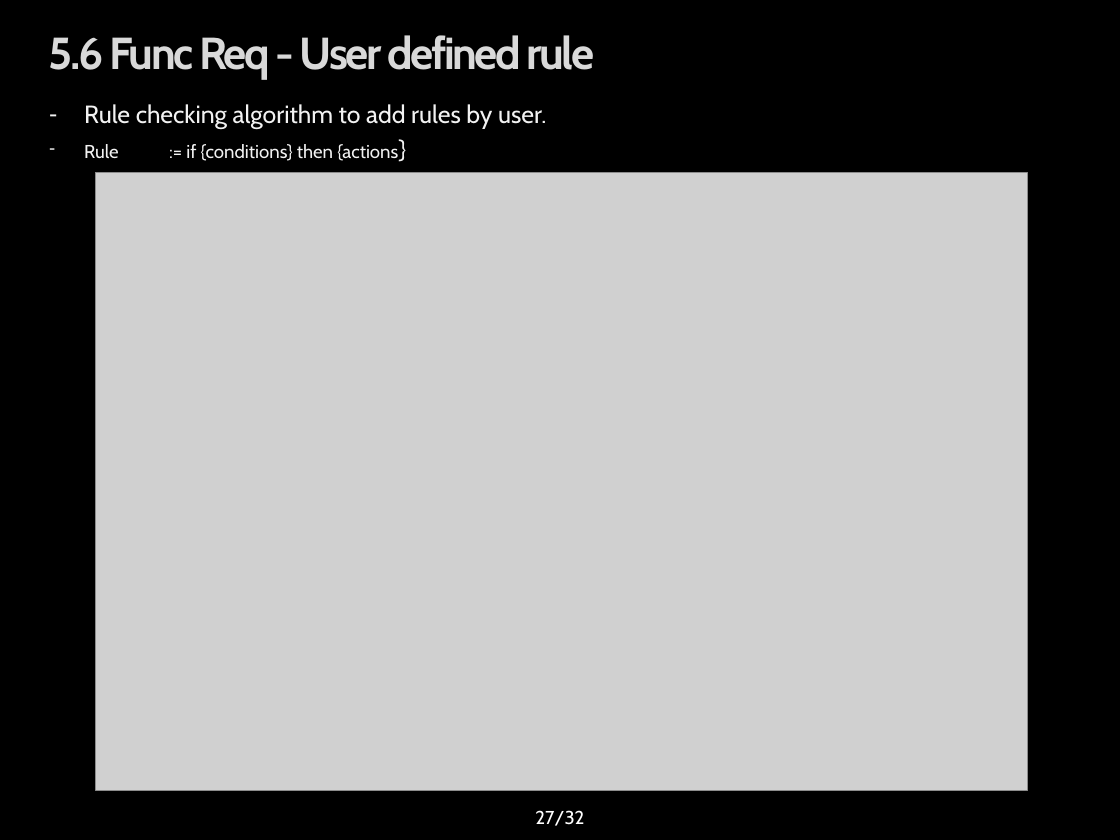
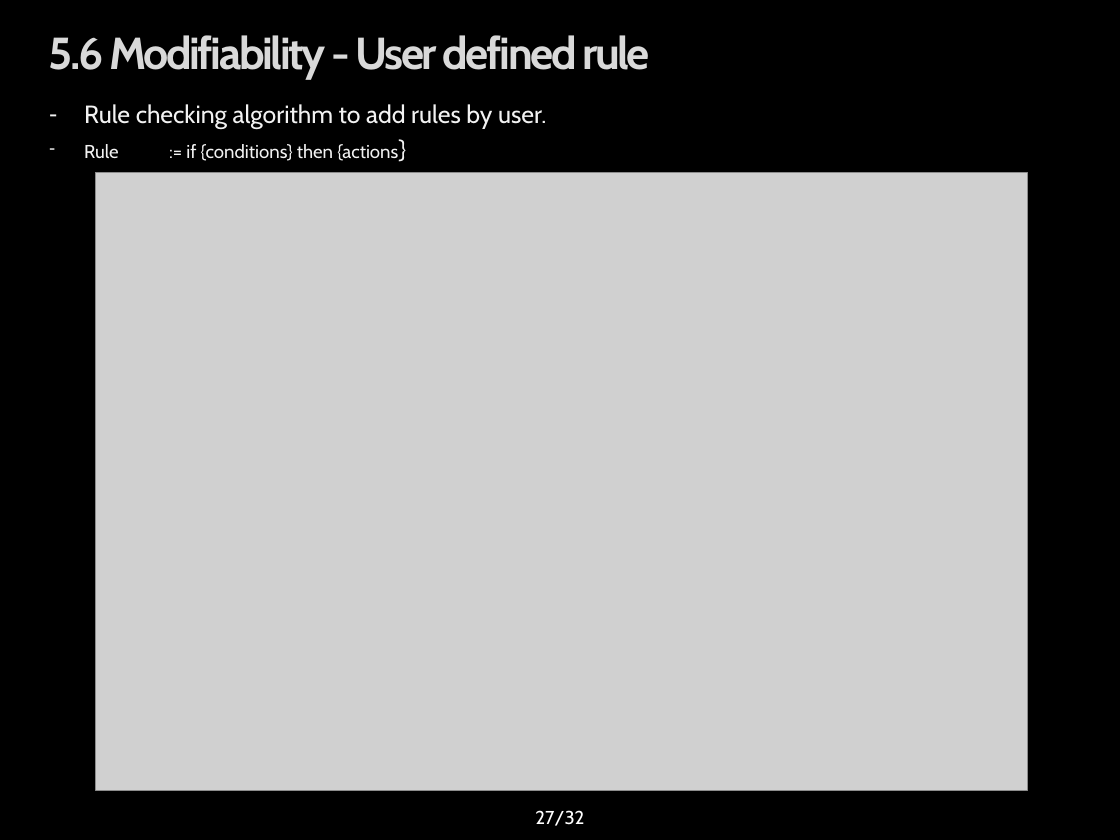
Before and after one commit to youkkwon/smarthome, a slide deck: slide 27 of doc/Docs/IoT System Final Presentation_0624.pptx. Drawn at 1120x840 pixels with LibreOffice and Linux fonts; fonts in the diff are those of the drawing; grey boxes stand for pictures; background and template pictures are left out. Boxes give left, top, right and bottom in pixels: in the first picture for what was removed or moved away, otherwise in the second. Text is boxed around its words. In the diff, an @@ line names an element or a change of style, - is before the commit and + after.

Commit message:
Docs - Final presentation

```diff
--- a/doc/Docs/IoT System Final Presentation_0624.pptx
+++ b/doc/Docs/IoT System Final Presentation_0624.pptx
@@ title at <box>49,35,650,79</box>: text changed @@
-5.6 Func Req - User defined rule
+5.6 Modifiability - User defined rule
```
